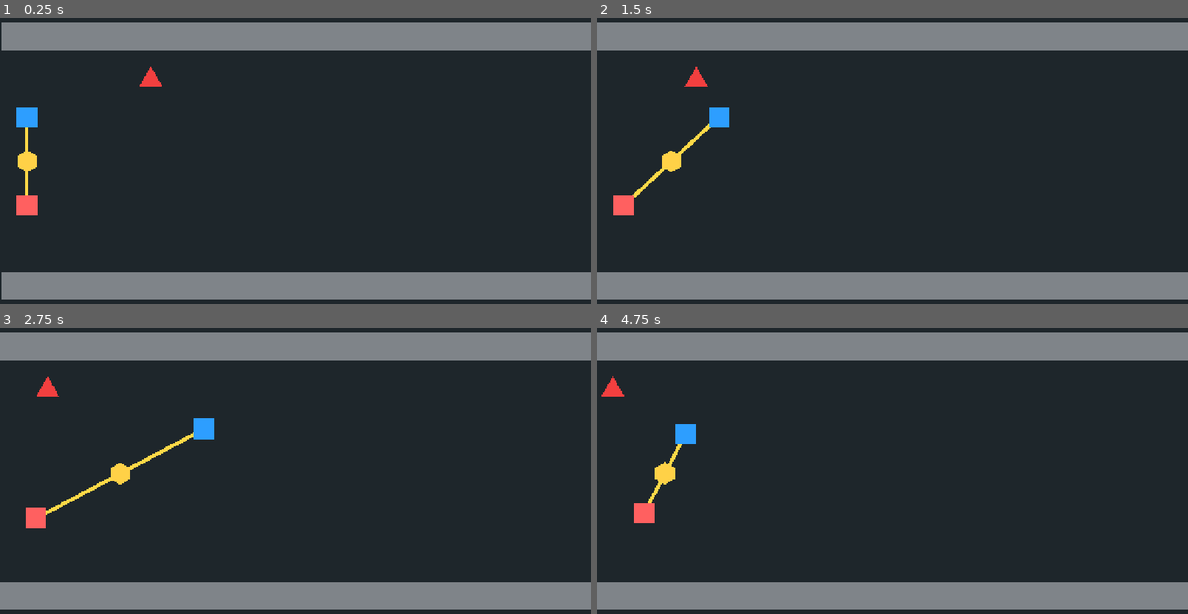
Above: before the commit, frames 1-4 (two rows, left to right).
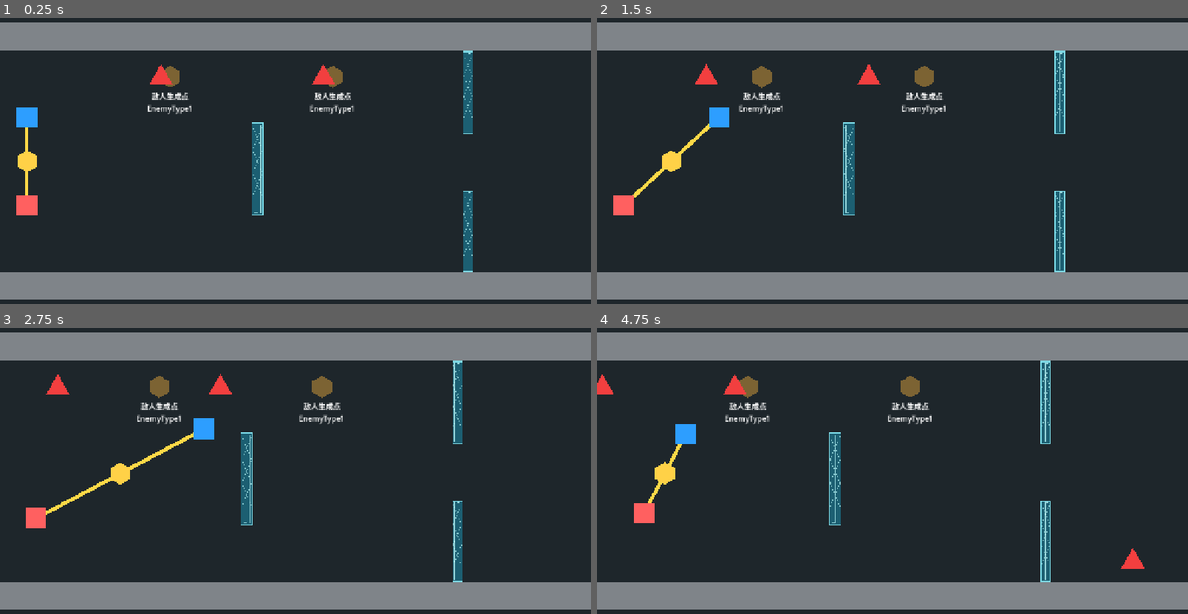
Above: after the commit, the same moments.

Repository: Jiufoduck/2026CGJ
Game: Godot game, scene res://scenes/main/MainScene.tscn
Two runs of this game, one before a commit and one after it. Both use one fixed random seed, a clock stepped at 60 frames per second and the inputs below.
Inputs (mouse positions are in pixels of both pictures, inside the frame that each line leads up to):
- Up to frame 1 (0.25 s): no input
- Up to frame 2 (1.5 s): tap Enter at 0.5 s; move the mouse to (1022, 143) at 0.52 s; hold D (p1_move_right) 0.53-1.25 s; tap E (p1_pass_card) at 0.6 s; click (1022, 143) at 0.67 s; drag from (774, 178) to (703, 78) at 1.27 s
- Up to frame 3 (2.75 s): move the mouse to (354, 399) at 2.02 s; hold D (p1_move_right) from 2.03 s (still down); tap Down (p2_move_down) at 2.1 s
- Up to frame 4 (4.75 s): release D (p1_move_right) at 2.75 s; drag from (862, 536) to (715, 422) at 2.77 s; move the mouse to (1069, 522) at 3.52 s; hold A (p1_move_left) 3.53-4.25 s; tap Right (p2_move_right) at 3.6 s; drag from (715, 422) to (597, 388) at 4.27 s

The runs differ from the first frame. In frame 1, 2.7% of the frame differs, in the area x 0-80%, y 1-99%; in frame 2, 2.9%; in frame 3, 2.8%; in frame 4, 3.0%, in the area x 0-93%, y 11-89%.

Commit message:
新初始牌，继续做主场景

Diff:
--- a/scenes/main/MainScene.tscn
+++ b/scenes/main/MainScene.tscn
@@ -5,6 +5,7 @@
 [ext_resource type="PackedScene" path="res://scenes/core/BodyCore.tscn" id="3_body_scene"]
 [ext_resource type="PackedScene" uid="uid://5rlcx22ksidf" path="res://scenes/ui/HUD.tscn" id="4_hud_scene"]
 [ext_resource type="PackedScene" path="res://scenes/pickups/TaskPoint.tscn" id="5_task_scene"]
+[ext_resource type="PackedScene" path="res://scenes/obstacles/NetObstacle.tscn" id="6_f6se4"]
 [ext_resource type="PackedScene" path="res://scenes/obstacles/RectangleObstacle.tscn" id="6_obstacle_scene"]
 [ext_resource type="PackedScene" path="res://scenes/enemies/EnemyType1.tscn" id="7_enemy_one_scene"]
 [ext_resource type="PackedScene" path="res://scenes/enemies/EnemyType3.tscn" id="9_enemy_three_scene"]
@@ -23,10 +24,11 @@
 
 [node name="Floor" type="Polygon2D" parent="Level" unique_id=1878032493]
 color = Color(0.12, 0.15, 0.17, 1)
-polygon = PackedVector2Array(0, -450, 4300, -450, 4300, 450, 0, 450)
+polygon = PackedVector2Array(0, -450, 11504, -450, 11504, 450, 0, 450)
 
 [node name="TopWall" type="StaticBody2D" parent="Level" unique_id=783944713]
 position = Vector2(2155, -270)
+scale = Vector2(8.719999, 1)
 collision_layer = 4
 collision_mask = 0
 
@@ -39,6 +41,7 @@
 
 [node name="BottomWall" type="StaticBody2D" parent="Level" unique_id=743372559]
 position = Vector2(2155, 270)
+scale = Vector2(9.2, 1)
 collision_layer = 4
 collision_mask = 0
 
@@ -62,7 +65,7 @@
 shape = SubResource("RectangleShape2D_wall_vertical")
 
 [node name="RightWall" type="StaticBody2D" parent="Level" unique_id=1635120269]
-position = Vector2(4330, 0)
+position = Vector2(11534, 0)
 collision_layer = 4
 collision_mask = 0
 
@@ -74,13 +77,14 @@
 shape = SubResource("RectangleShape2D_wall_vertical")
 
 [node name="FinishLine" type="Polygon2D" parent="Level" unique_id=2097621890]
+position = Vector2(7141, 0)
 color = Color(0.92, 0.82, 0.25, 0.75)
 polygon = PackedVector2Array(4100, -450, 4140, -450, 4140, 450, 4100, 450)
 
 [node name="PhaseMarkers" type="Node2D" parent="Level" unique_id=154099570]
 
 [node name="TaskCoordinateC" type="Line2D" parent="Level/PhaseMarkers" unique_id=446442549]
-position = Vector2(802, 0)
+position = Vector2(7751, 0)
 points = PackedVector2Array(3225, -450, 3225, 450)
 width = 3.0
 default_color = Color(0.2, 0.9, 0.75, 0.38)
@@ -137,27 +141,119 @@
 [node name="TaskPoints" type="Node2D" parent="." unique_id=1089374011]
 
 [node name="TaskCoordinateC_Top" parent="TaskPoints" unique_id=214977104 instance=ExtResource("5_task_scene")]
-position = Vector2(4028, -184)
+position = Vector2(10977, -184)
 
 [node name="TaskCoordinateC_Bottom" parent="TaskPoints" unique_id=2144504814 instance=ExtResource("5_task_scene")]
-position = Vector2(4027, 193)
+position = Vector2(10976, 193)
 assigned_player_id = 2
 
 [node name="Obstacles" type="Node2D" parent="." unique_id=1091223125]
 
-[node name="RectangleObstacleB" parent="Obstacles" unique_id=1233025245 instance=ExtResource("6_obstacle_scene")]
-position = Vector2(3866, -135)
-scale = Vector2(1.15, 1.35)
+[node name="RectangleObstacle9" parent="Obstacles" unique_id=775582263 instance=ExtResource("6_obstacle_scene")]
+position = Vector2(3235, -7.9999924)
+scale = Vector2(0.17886199, 2.1648731)
+
+[node name="RectangleObstacle13" parent="Obstacles" unique_id=1510317173 instance=ExtResource("6_obstacle_scene")]
+position = Vector2(4667.9995, -7.9999924)
+scale = Vector2(0.17886199, 2.1648731)
+
+[node name="RectangleObstacle11" parent="Obstacles" unique_id=1281245072 instance=ExtResource("6_obstacle_scene")]
+position = Vector2(3726, 105)
+scale = Vector2(0.17886199, 2.9248483)
+
+[node name="RectangleObstacle12" parent="Obstacles" unique_id=489739128 instance=ExtResource("6_obstacle_scene")]
+position = Vector2(3985, -105.00001)
+scale = Vector2(0.17886199, 2.9248483)
+
+[node name="RectangleObstacle6" parent="Obstacles" unique_id=1879544511 instance=ExtResource("6_obstacle_scene")]
+position = Vector2(2025, 81.00001)
+scale = Vector2(0.19376716, 3.3958795)
+
+[node name="RectangleObstacle10" parent="Obstacles" unique_id=1452464177 instance=ExtResource("6_obstacle_scene")]
+position = Vector2(1849.0001, 11)
+scale = Vector2(0.19376716, 1.9492921)
+
+[node name="RectangleObstacle7" parent="Obstacles" unique_id=740624849 instance=ExtResource("6_obstacle_scene")]
+position = Vector2(2123, -59.000004)
+scale = Vector2(1.032782, 0.3517023)
+
+[node name="NetObstacle" parent="Obstacles" unique_id=1334573651 instance=ExtResource("6_f6se4")]
+position = Vector2(559.99976, 16)
+scale = Vector2(0.27965212, 0.6625165)
+
+[node name="NetObstacle2" parent="Obstacles" unique_id=660619363 instance=ExtResource("6_f6se4")]
+position = Vector2(1016, -149.00002)
+scale = Vector2(0.24146783, 0.5896758)
+
+[node name="NetObstacle4" parent="Obstacles" unique_id=118000525 instance=ExtResource("6_f6se4")]
+position = Vector2(1394, 4)
+scale = Vector2(0.3695864, 0.8448203)
+
+[node name="NetObstacle5" parent="Obstacles" unique_id=948085862 instance=ExtResource("6_f6se4")]
+position = Vector2(1665.0001, 110)
+scale = Vector2(0.3695864, 0.8448203)
+
+[node name="NetObstacle6" parent="Obstacles" unique_id=69418349 instance=ExtResource("6_f6se4")]
+position = Vector2(3003, -7)
+scale = Vector2(0.40297318, 0.6726075)
+
+[node name="NetObstacle3" parent="Obstacles" unique_id=960913911 instance=ExtResource("6_f6se4")]
+position = Vector2(1016, 151)
+scale = Vector2(0.24146783, 0.57994014)
 
 [node name="EnemySpawns" type="Node2D" parent="." unique_id=356443544]
 
-[node name="ClimaxSpawn_EnemyType3" parent="EnemySpawns" unique_id=289754080 instance=ExtResource("10_enemy_spawn_scene")]
-position = Vector2(3860, 34)
+[node name="EnemySpawnPoint" parent="EnemySpawns" unique_id=1638728096 instance=ExtResource("10_enemy_spawn_scene")]
+position = Vector2(371, -183)
+enemy_scene = ExtResource("7_enemy_one_scene")
+
+[node name="EnemySpawnPoint2" parent="EnemySpawns" unique_id=1613140110 instance=ExtResource("10_enemy_spawn_scene")]
+position = Vector2(723, -183)
+enemy_scene = ExtResource("7_enemy_one_scene")
+
+[node name="EnemySpawnPoint3" parent="EnemySpawns" unique_id=546789427 instance=ExtResource("10_enemy_spawn_scene")]
+position = Vector2(1585, 193)
+enemy_scene = ExtResource("7_enemy_one_scene")
+
+[node name="EnemySpawnPoint5" parent="EnemySpawns" unique_id=73968687 instance=ExtResource("10_enemy_spawn_scene")]
+position = Vector2(2701, -156)
+enemy_scene = ExtResource("7_enemy_one_scene")
+
+[node name="EnemySpawnPoint8" parent="EnemySpawns" unique_id=618341021 instance=ExtResource("10_enemy_spawn_scene")]
+position = Vector2(3327, -5)
+enemy_scene = ExtResource("7_enemy_one_scene")
+
+[node name="EnemySpawnPoint9" parent="EnemySpawns" unique_id=1761707610 instance=ExtResource("10_enemy_spawn_scene")]
+position = Vector2(3487, 169)
 enemy_scene = ExtResource("9_enemy_three_scene")
-spawn_label = "高潮"
-
-[node name="EnemyType1" parent="EnemySpawns/ClimaxSpawn_EnemyType3" unique_id=864261390 instance=ExtResource("7_enemy_one_scene")]
-position = Vector2(-3511, -212)
+
+[node name="EnemySpawnPoint11" parent="EnemySpawns" unique_id=384238852 instance=ExtResource("10_enemy_spawn_scene")]
+position = Vector2(3777, 83)
+enemy_scene = ExtResource("7_enemy_one_scene")
+
+[node name="EnemySpawnPoint12" parent="EnemySpawns" unique_id=2057955835 instance=ExtResource("10_enemy_spawn_scene")]
+position = Vector2(3936, 83)
+enemy_scene = ExtResource("7_enemy_one_scene")
+
+[node name="EnemySpawnPoint13" parent="EnemySpawns" unique_id=2122898086 instance=ExtResource("10_enemy_spawn_scene")]
+position = Vector2(4213, -7)
+enemy_scene = ExtResource("7_enemy_one_scene")
+
+[node name="EnemySpawnPoint10" parent="EnemySpawns" unique_id=507632338 instance=ExtResource("10_enemy_spawn_scene")]
+position = Vector2(3487, -166)
+enemy_scene = ExtResource("9_enemy_three_scene")
+
+[node name="EnemySpawnPoint6" parent="EnemySpawns" unique_id=670080993 instance=ExtResource("10_enemy_spawn_scene")]
+position = Vector2(2701, 5)
+enemy_scene = ExtResource("7_enemy_one_scene")
+
+[node name="EnemySpawnPoint7" parent="EnemySpawns" unique_id=1343932003 instance=ExtResource("10_enemy_spawn_scene")]
+position = Vector2(2701, 145)
+enemy_scene = ExtResource("7_enemy_one_scene")
+
+[node name="EnemySpawnPoint4" parent="EnemySpawns" unique_id=1573557068 instance=ExtResource("10_enemy_spawn_scene")]
+position = Vector2(2265, 103)
+enemy_scene = ExtResource("9_enemy_three_scene")
 
 [node name="Camera2D" type="Camera2D" parent="." unique_id=1843929157]
 position = Vector2(640, 0)
Not shown, changed: doc/2026CGJ卡牌设计 - 副本.xlsx
